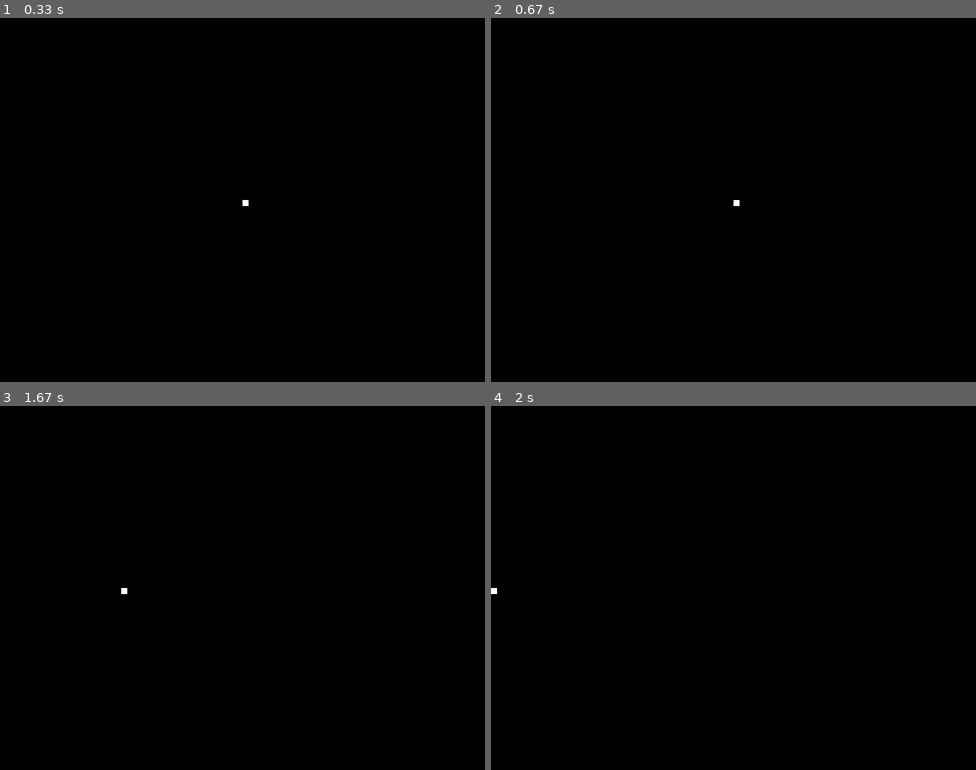
Above: before the commit, frames 1-4 (two rows, left to right).
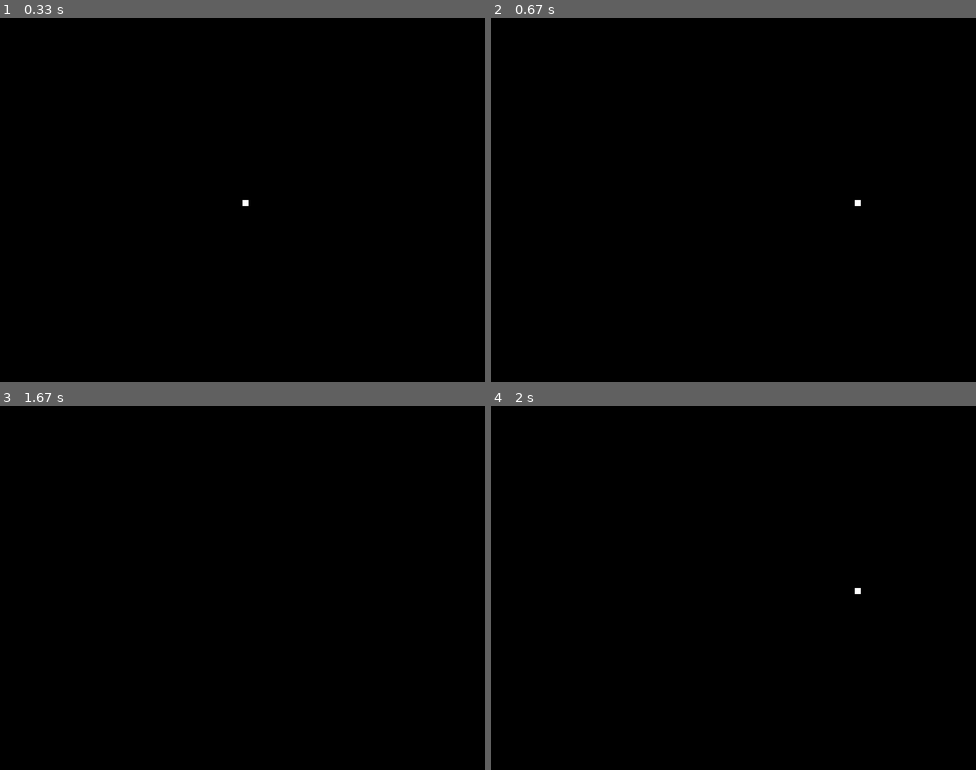
Above: after the commit, the same moments.

Repository: bitmap357/Pygame_Snake
Game: pygame game, started from Snake Game.py
Same seed, same stepped clock (60 frames per second), same inputs: the game is played once before the commit and once after it.
Inputs:
- Up to frame 1 (0.33 s): no input
- Up to frame 2 (0.67 s): hold Right from 0.33 s (still down)
- Up to frame 3 (1.67 s): release Right at 0.8 s; hold Right 0.83-1.3 s; hold Left from 1.33 s (still down)
- Up to frame 4 (2 s): release Left at 1.87 s

Frame 1 is identical in both runs. In frame 2, less than 0.1% of the frame differs, in the area x 50-77%, y 50-52%; in frame 3, less than 0.1%; in frame 4, less than 0.1%.

Commit message:
right key

Diff:
--- a/Snake Game.py
+++ b/Snake Game.py
@@ -29,6 +29,9 @@
             if event.key == pygame.K_LEFT:
                 x1_change = -10
                 y1_change = 0
+            elif event.key == pygame.K_RIGHT:
+                x1_change = 10
+                y1_change = 0
 
     x1 = x1 + x1_change
     y1 = y1 + y1_change
